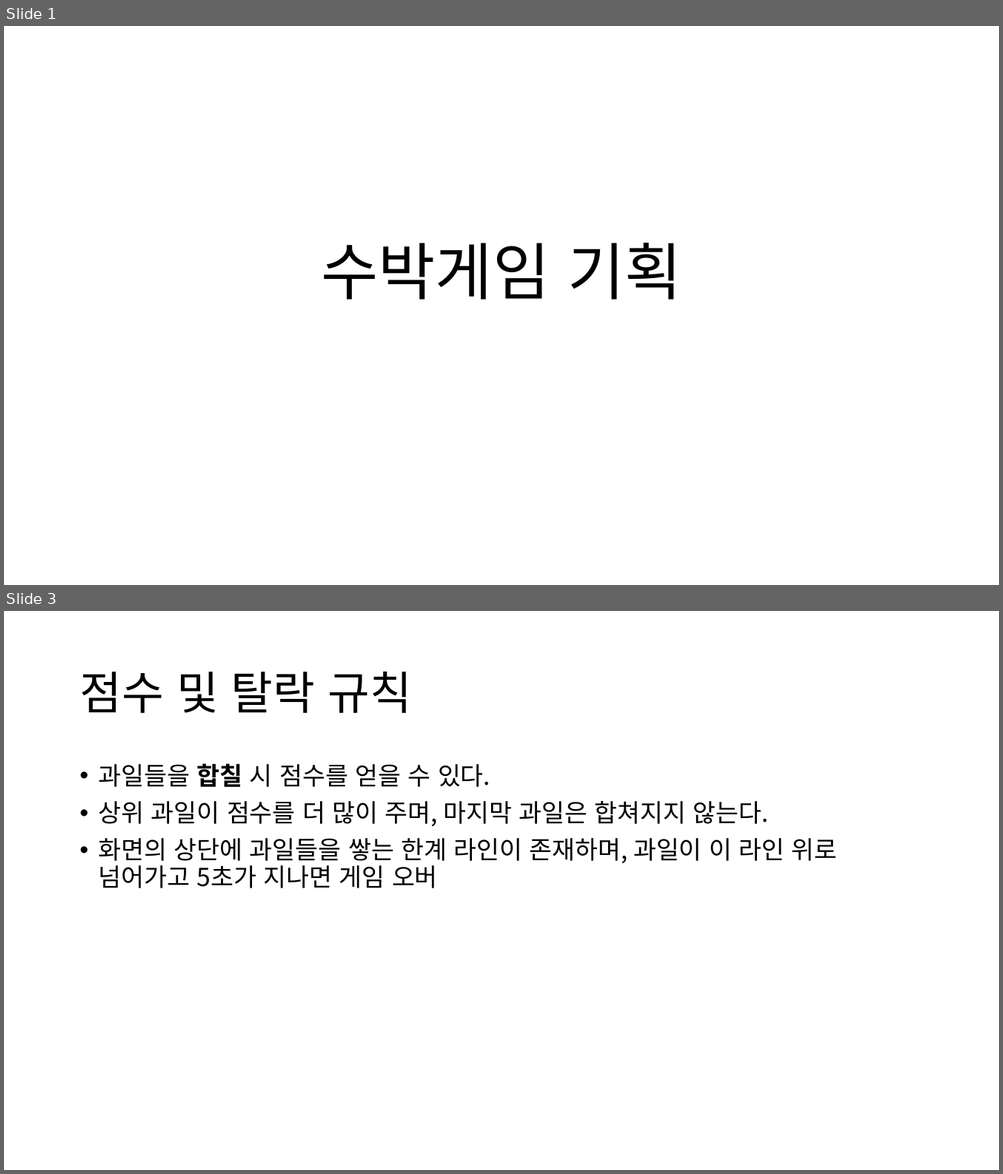
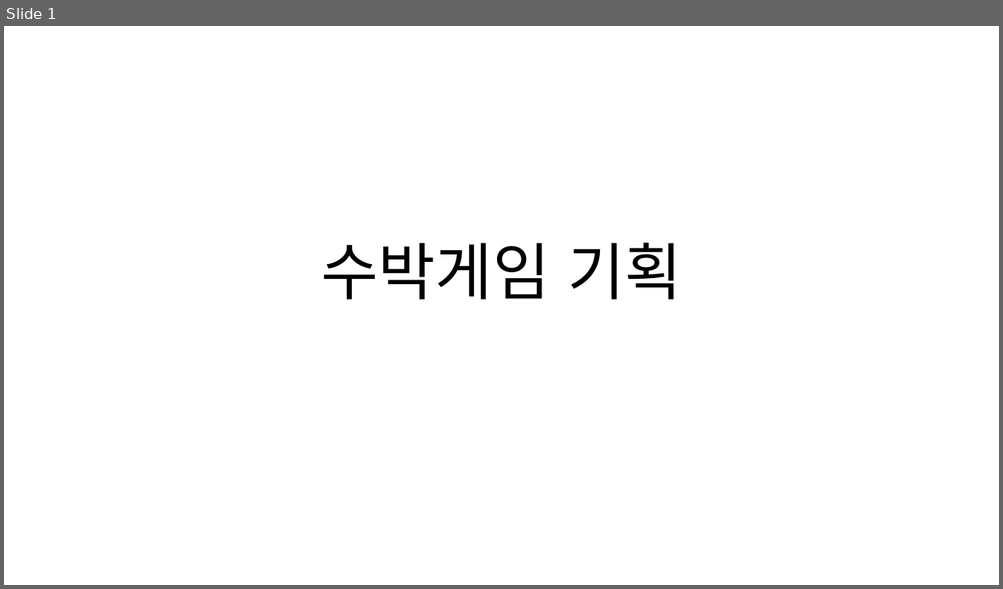
Before and after one commit to AniWhY0909/SSC_WM_Project, a slide deck: Documents/Suika.Watermelon/기획서(박정우).pptx. Shown one above the other, each under a label of ours: slides 1 and 3 before the commit, slide 1 after it; the slides between them are not shown. The pictures are 1003x1174 and 1003x589 pixels, drawn with LibreOffice and Linux fonts; fonts in the diff are those of the drawing. Boxes give left, top, right and bottom in pixels: in the first picture for what was removed or moved away, otherwise in the second. Text is boxed around its words. In the diff, an @@ line names an element or a change of style, - is before the commit and + after.

```diff
--- a/Documents/Suika.Watermelon/기획서(박정우).pptx
+++ b/Documents/Suika.Watermelon/기획서(박정우).pptx
@@ slide 3 removed at [4,611,999,1170], background #FFFFFF @@
@@ title removed at [79,671,412,713] @@
-점수 및 탈락 규칙
@@ text removed at [99,763,837,889] @@
-• 과일들을 합칠 시 점수를 얻을 수 있다.
-• 상위 과일이 점수를 더 많이 주며, 마지막 과일은 합쳐지지 않는다.
-• 화면의 상단에 과일들을 쌓는 한계 라인이 존재하며, 과일이 이 라인 위로 넘어가고 5초가 지나면 게임 오버
```
Also in this commit, not shown: 7 slides changed, 2 slides added.
